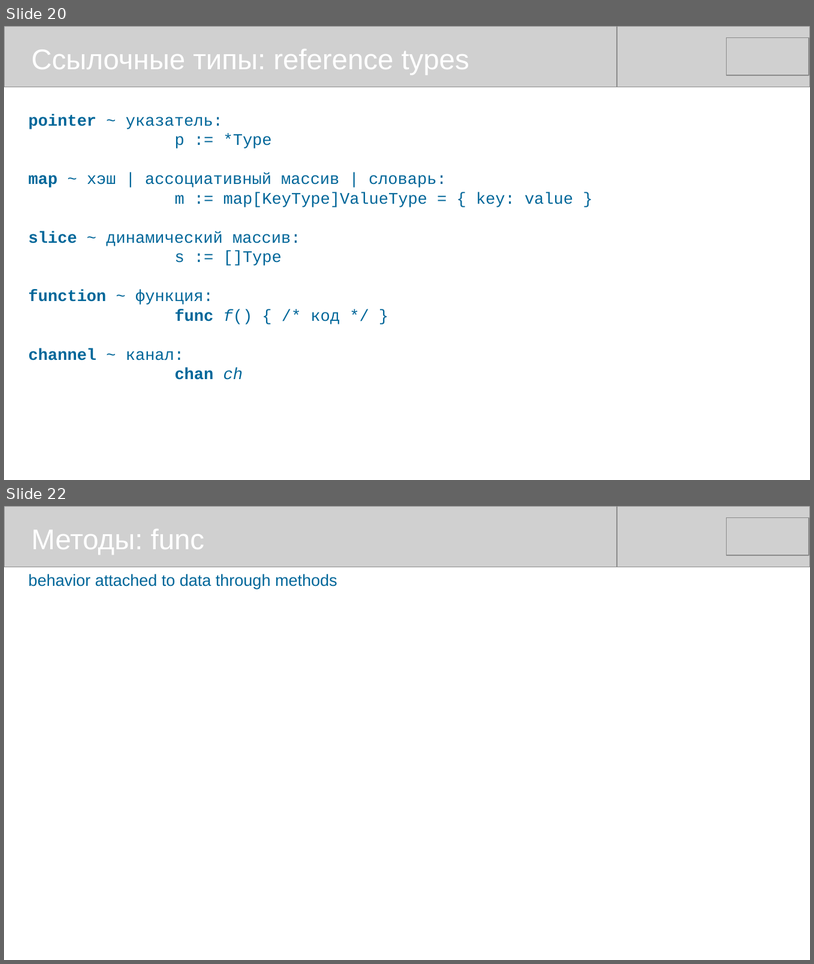
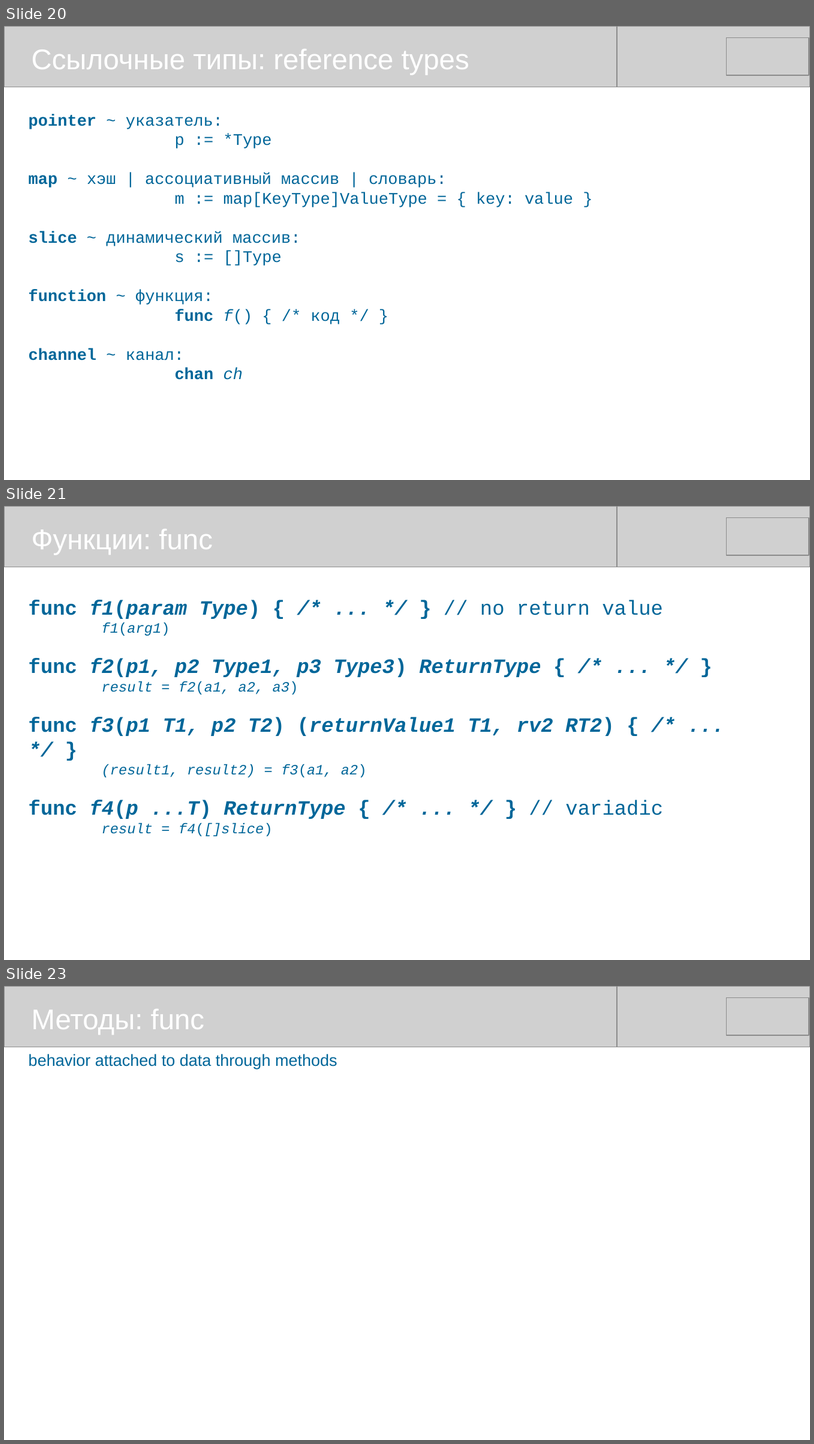
Before and after one commit to mike-shock/Go_language, a slide deck: Go_Review.odp. Shown one above the other, each under a label of ours: slides 20 and 22 before the commit, slides 20, 21 and 23 after it; the slides between them are not shown. The pictures are 814x964 and 814x1444 pixels, drawn with LibreOffice and Linux fonts; fonts in the diff are those of the drawing; grey boxes stand for pictures. Boxes give left, top, right and bottom in pixels: in the first picture for what was removed or moved away, otherwise in the second. Text is boxed around its words. In the diff, an @@ line names an element or a change of style, - is before the commit and + after.

```diff
--- a/Go_Review.odp
+++ b/Go_Review.odp
@@ slide 21 added at bbox=[4, 506, 810, 960], background #FFFFFF @@
@@ picture added at bbox=[4, 506, 617, 567] @@
@@ picture added at bbox=[197, 506, 810, 567] @@
@@ picture added at bbox=[727, 518, 810, 556] @@
@@ text added at bbox=[32, 529, 213, 555], 28 pt, text #FFFFFF @@
+Функции: func
@@ text added at bbox=[29, 600, 663, 836], 20 pt, text #006699, bold, italic @@
+func f1(param Type) { /* ... */ } // no return value
+f1(arg1)
+func f2(p1, p2 Type1, p3 Type3) ReturnType { /* ... */ }
+result = f2(a1, a2, a3)
+func f3(p1 T1, p2 T2) (returnValue1 T1, rv2 RT2) { /* ... */ }
+(result1, result2) = f3(a1, a2)
+func f4(p ...T) ReturnType { /* ... */ } // variadic
+result = f4([]slice)
@@ what was slide 22 is now slide 23 @@
```
Also in this commit, not shown: 6 slides changed, 1 other file.
